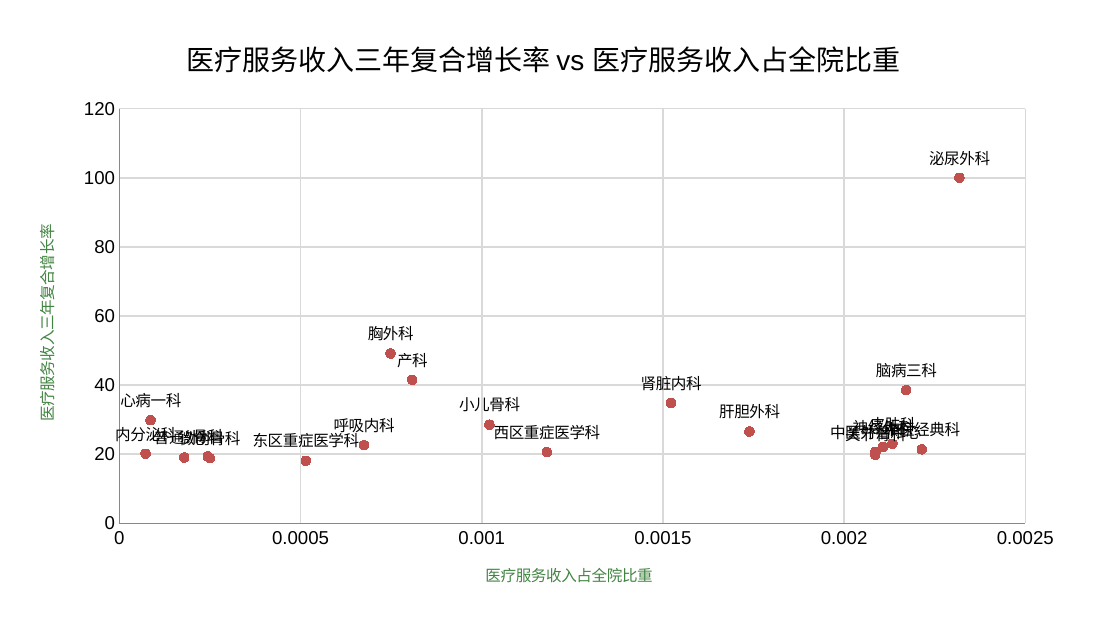
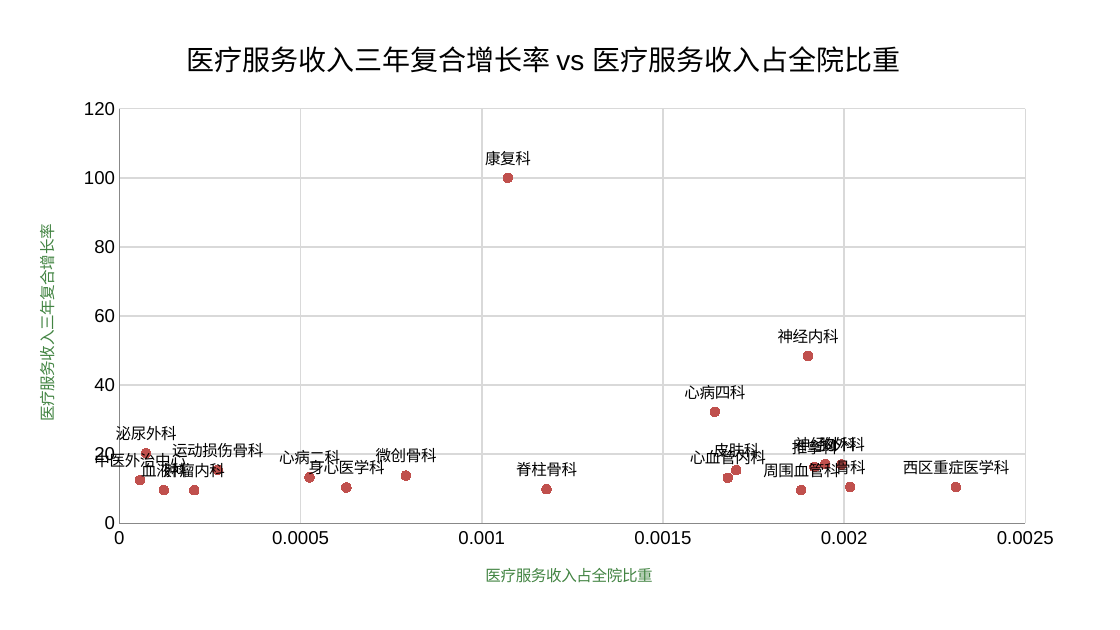
Before and after one commit to Tostig0916/hqcoffee, a slide deck: slide 2 of cases/goodhostpital2021/对标分析报告.pg.pptx. Drawn at 1120x630 pixels with LibreOffice and Linux fonts; fonts in the diff are those of the drawing. Boxes give left, top, right and bottom in pixels: in the first picture for what was removed or moved away, otherwise in the second. Text is boxed around its words. In the diff, an @@ line names an element or a change of style, - is before the commit and + after.

```diff
--- a/cases/goodhostpital2021/对标分析报告.pg.pptx
+++ b/cases/goodhostpital2021/对标分析报告.pg.pptx
@@ scatter chart at <box>11,11,1075,609</box> @@
-医疗服务收入三年复合增长率: (0.00232, 100), (0.00075, 49.116225), (0.00081, 41.507318), (0.00217, 38.53878), (0.00152, 34.828315), (9e-05, 29.838626), (0.00102, 28.534558), (0.00174, 26.539083), (0.00213, 22.979044), (0.00067, 22.606408), (0.00211, 22.063745), (0.00221, 21.392186), (0.00209, 20.682405), (0.00118, 20.593997), (7e-05, 20.121635), (0.00209, 19.8321), (0.00024, 19.325713), (0.00018, 19.019337), (0.00025, 18.868645), (0.00051, 18.107987)
+医疗服务收入三年复合增长率: (0.00107, 100), (0.0019, 48.402033), (0.00164, 32.260327), (7e-05, 20.22764), (0.00195, 17.105237), (0.00199, 16.996463), (0.00192, 16.286186), (0.00027, 15.452211), (0.0017, 15.368969), (0.00079, 13.810617), (0.00052, 13.28142), (0.00168, 13.169514), (6e-05, 12.477911), (0.00202, 10.491324), (0.00231, 10.466984), (0.00063, 10.326637), (0.00118, 9.830893), (0.00188, 9.610848), (0.00012, 9.564476), (0.00021, 9.54163)
@@ data labels of 医疗服务收入三年复合增长率 changed @@
```
Also in this commit, not shown: 1 other slide changed, 9 other files.
